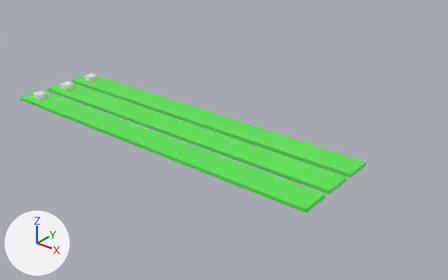
One commit to the Blender file res/blender_files/ground_cube.blend: the scene before it, then after it.
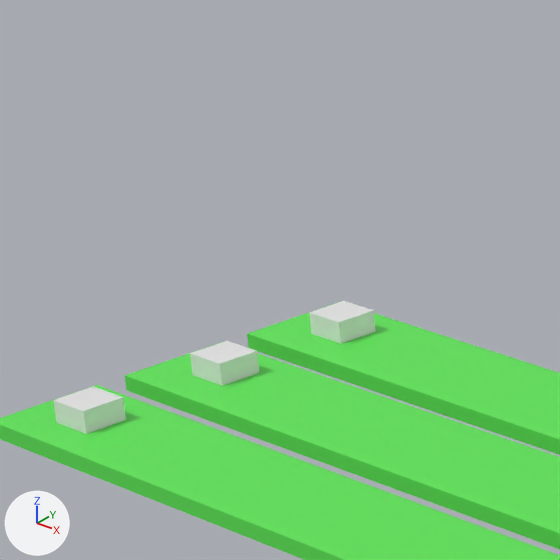
The first picture shows the older version from a 50 mm camera at (42.4, -77.1, 48.8) aimed at (-20.8, 1.9, -0.2). The close-ups show both versions on the part from 5% to 30% of the width and 5% to 45% of the height of that picture; other places that the commit changed are outside them. The lights are fixed; the arrows at lower left show +X, +Y and +Z.

Names of what the first close-up shows: 'Ground', 'Ground.001', 'Ground.002', 'poi_spawn_left', 'poi_spawn_mid', 'poi_spawn_right'.
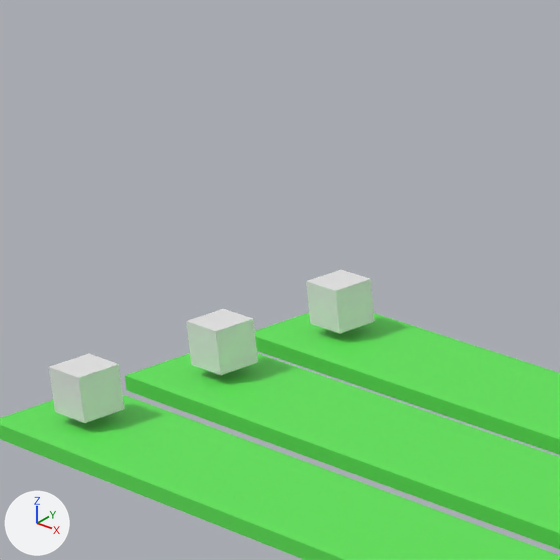
Location of each change, [x1, y1, x2, y2] in pixels of the close-ups (560 x 560 px):
'poi_spawn_left', moved: before [53, 386, 126, 434]; after [49, 354, 125, 423]
'poi_spawn_mid', moved: before [190, 341, 259, 386]; after [186, 309, 258, 375]
'poi_spawn_right', moved: before [309, 301, 376, 343]; after [306, 270, 375, 333]

The edits, one by one:
Object 'poi_spawn_mid' (ob_poi_spawn_mid) moves from (-62.75, 0.14, 0.35) to (-62.75, 0.14, 1.83).
Object 'poi_spawn_left' (ob_poi_spawn_left) moves from (-62.75, -6.87, 0.35) to (-62.75, -6.87, 1.83).
Object 'poi_spawn_right' (ob_poi_spawn_right) moves from (-62.75, 6.7, 0.35) to (-62.75, 6.7, 1.83).
